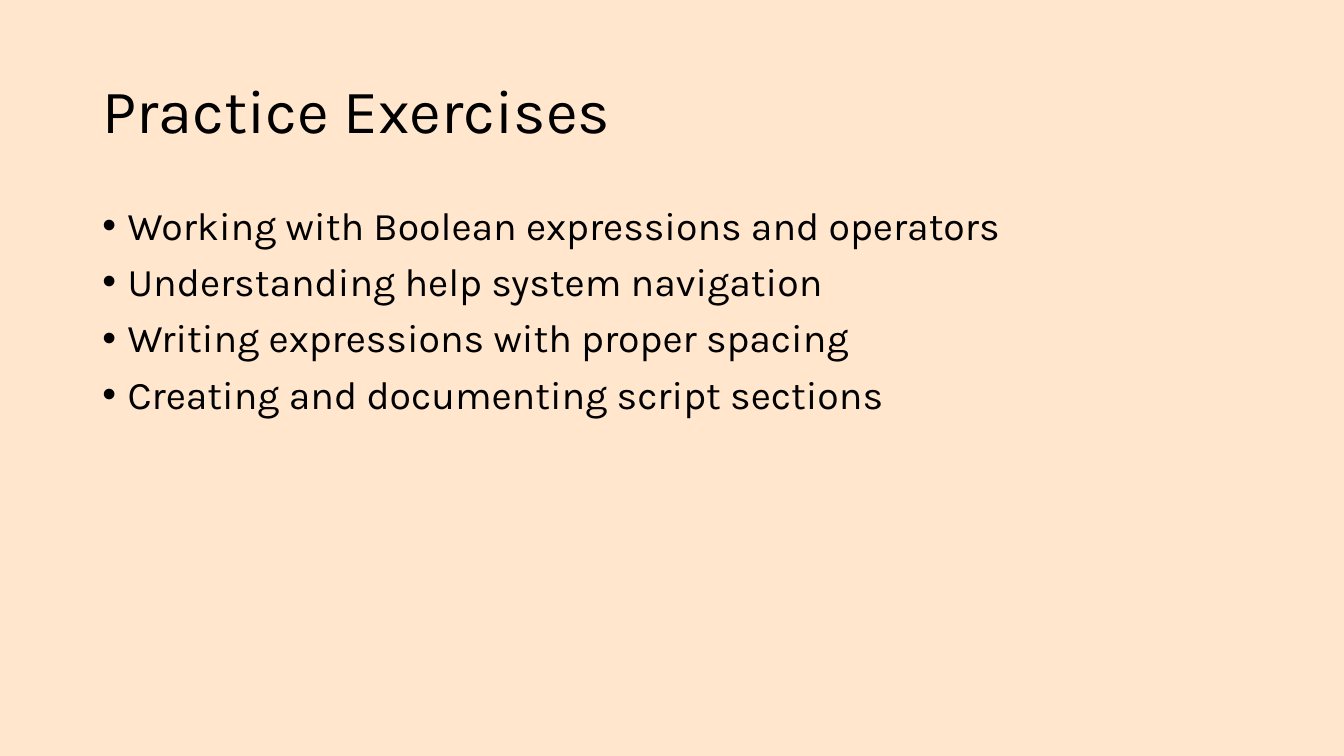
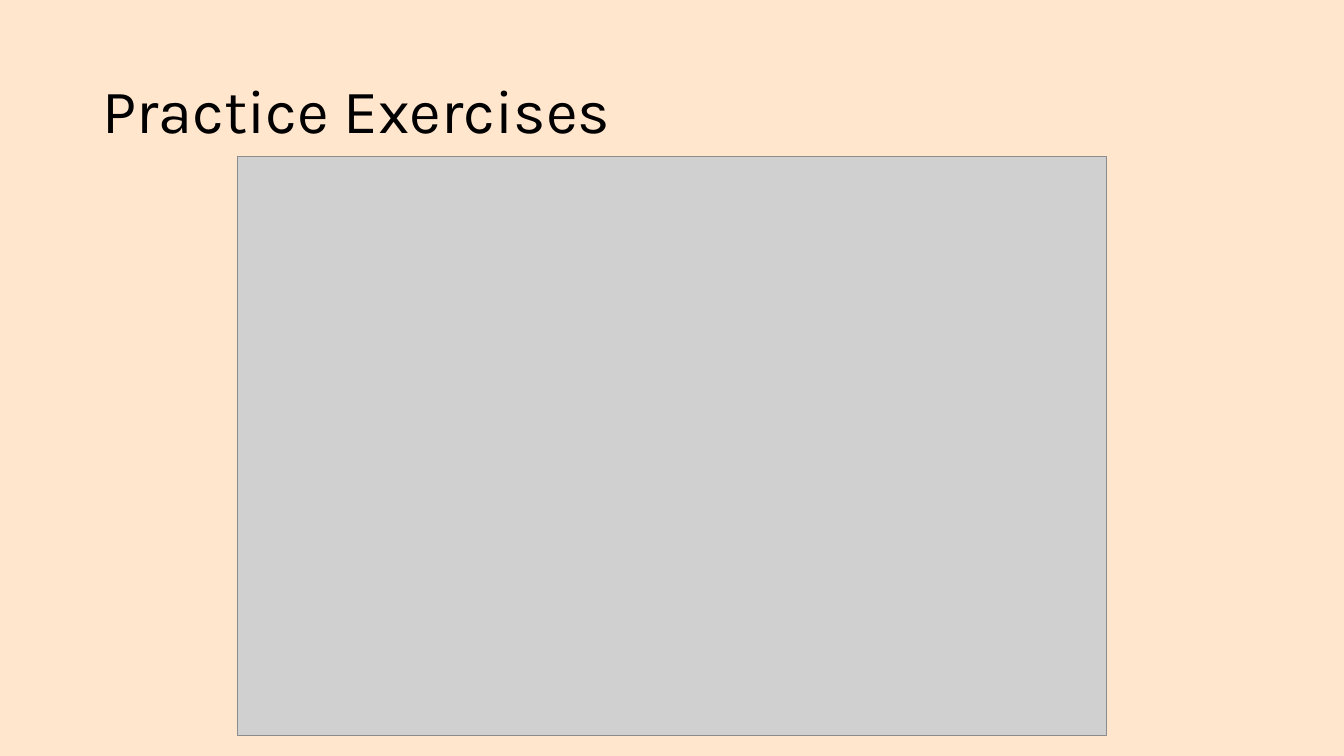
Before and after one commit to rstats-bootcamp/RStatsBootcamp-2025, a slide deck: slide 12 of slides/topics/02_r_language.pptx (slide 11 before the commit). Drawn at 1344x756 pixels with LibreOffice and Linux fonts; fonts in the diff are those of the drawing; grey boxes stand for pictures. Boxes give left, top, right and bottom in pixels: in the first picture for what was removed or moved away, otherwise in the second. Text is boxed around its words. In the diff, an @@ line names an element or a change of style, - is before the commit and + after.

```diff
--- a/slides/topics/02_r_language.pptx
+++ b/slides/topics/02_r_language.pptx
@@ picture added at [238, 156, 1107, 736] @@
@@ text removed at [128, 213, 1000, 419] @@
-• Working with Boolean expressions and operators
-• Understanding help system navigation
-• Writing expressions with proper spacing
-• Creating and documenting script sections
```
Also in this commit, not shown: 5 other slides changed, 1 slide added, 16 other files.
